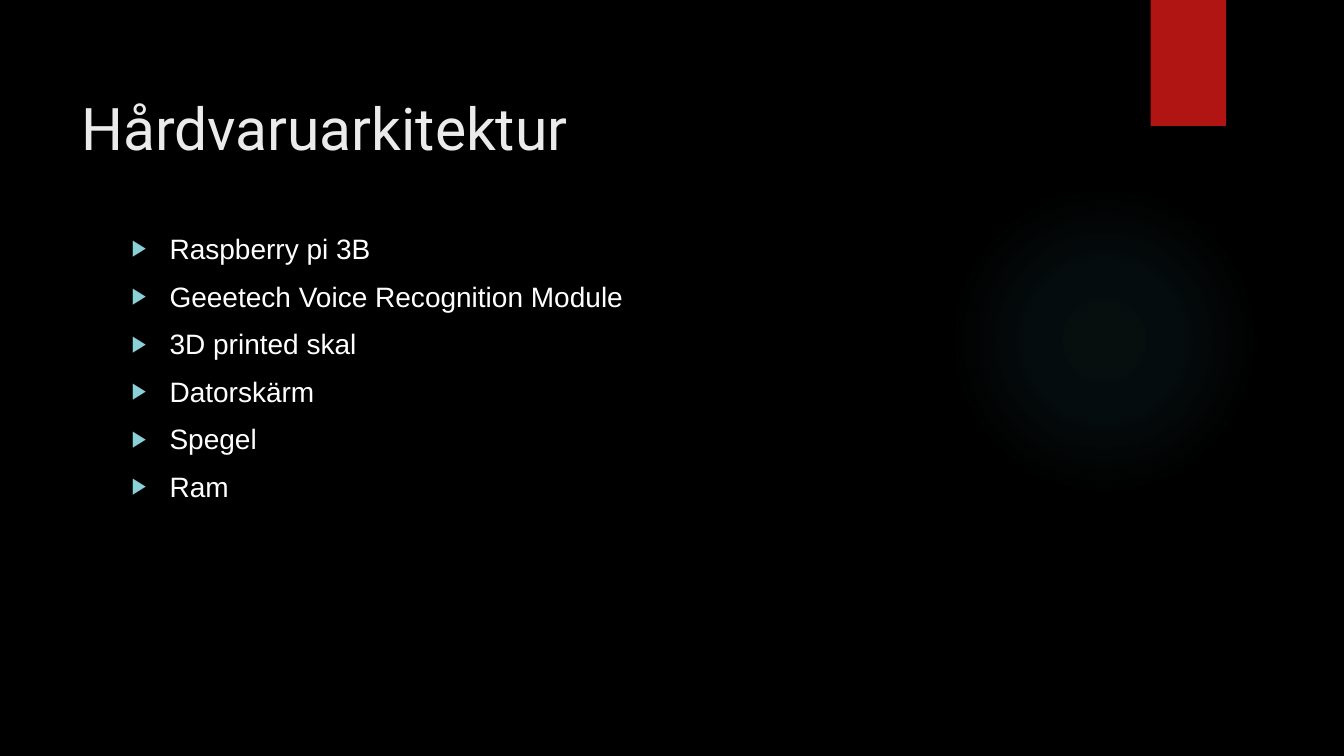
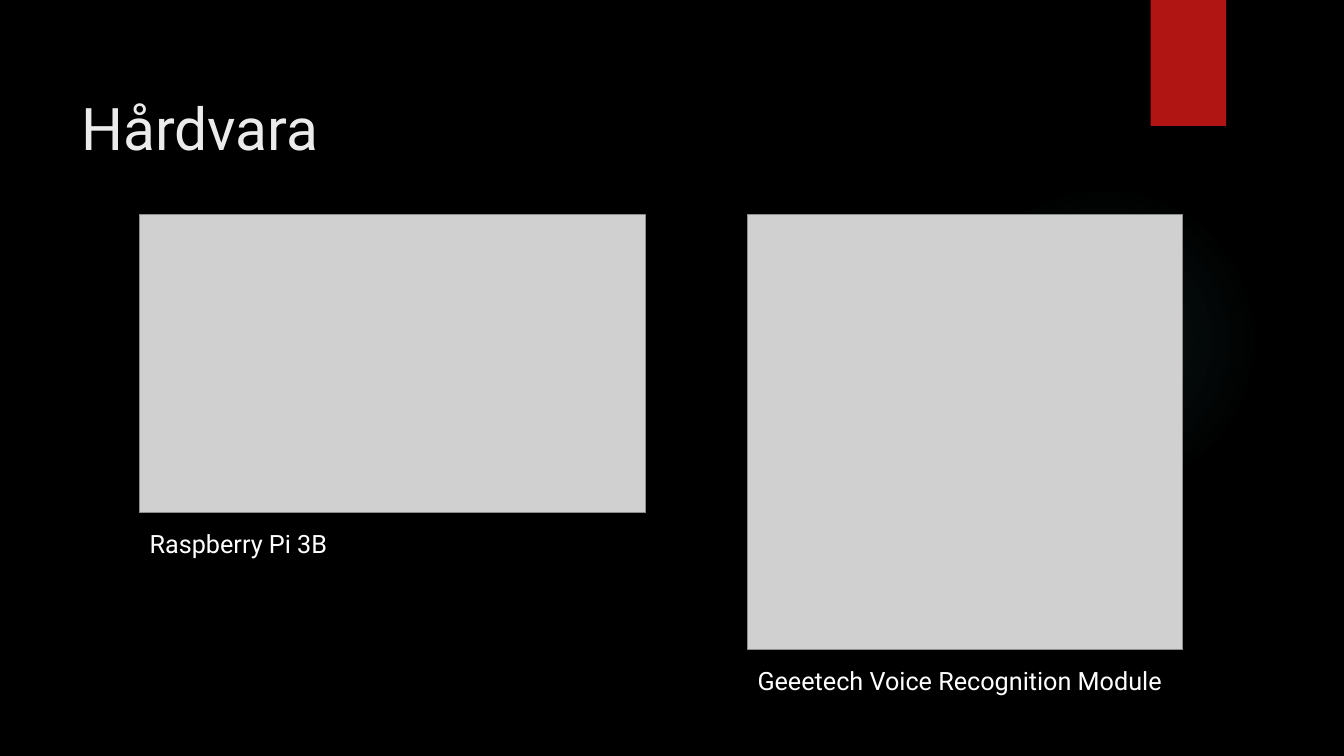
Before and after one commit to hamadaio/magic-mirror-project, a slide deck: slide 4 of pitch_group_mirror.pptx. Drawn at 1344x756 pixels with LibreOffice and Linux fonts; fonts in the diff are those of the drawing; grey boxes stand for pictures; background and template pictures are left out. Boxes give left, top, right and bottom in pixels: in the first picture for what was removed or moved away, otherwise in the second. Text is boxed around its words. In the diff, an @@ line names an element or a change of style, - is before the commit and + after.

Commit message:
update

```diff
--- a/pitch_group_mirror.pptx
+++ b/pitch_group_mirror.pptx
@@ title at (81,103,318,151): text changed @@
-Hårdvaruarkitektur
+Hårdvara
@@ picture added at (140,215,646,513) @@
@@ text removed at (170,238,623,498) @@
-▶ Raspberry pi 3B
-▶ Geeetech Voice Recognition Module
-▶ 3D printed skal
-▶ Datorskärm
-▶ Spegel
-▶ Ram
@@ picture added at (748,215,1184,650) @@
@@ text added at (150,534,327,559), 18 pt, text #FFFFFF @@
+Raspberry Pi 3B
@@ text added at (758,671,1162,696), 18 pt, text #FFFFFF @@
+Geeetech Voice Recognition Module
```
Also in this commit, not shown: 1 other slide changed, 4 slides added, 1 slide removed.
